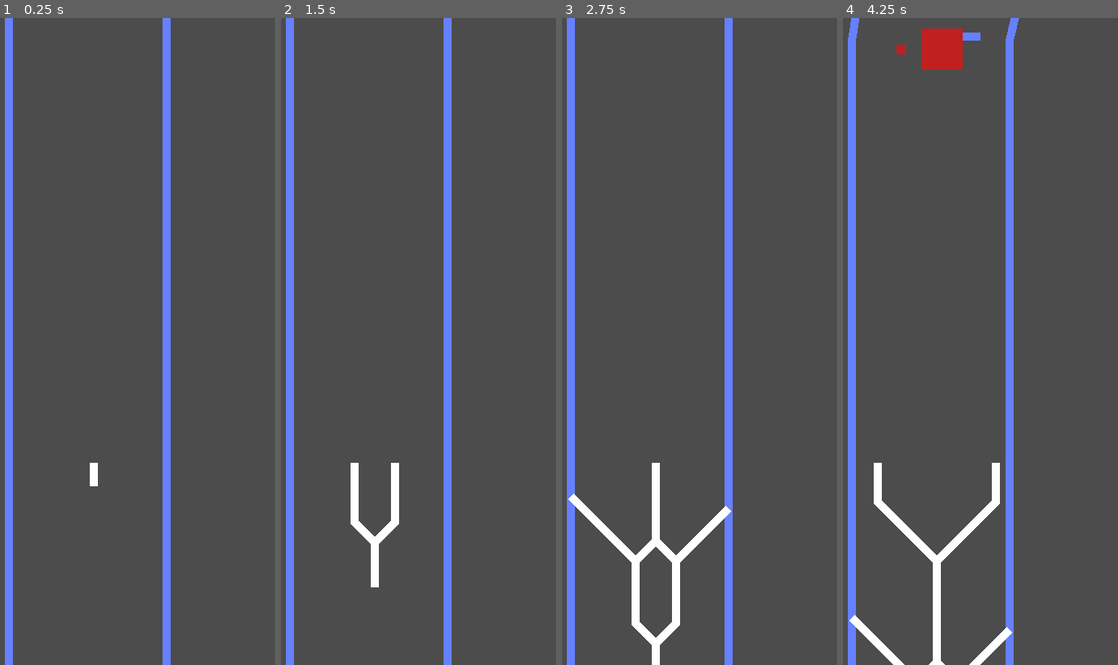
Above: before the commit, frames 1-4 (left to right).
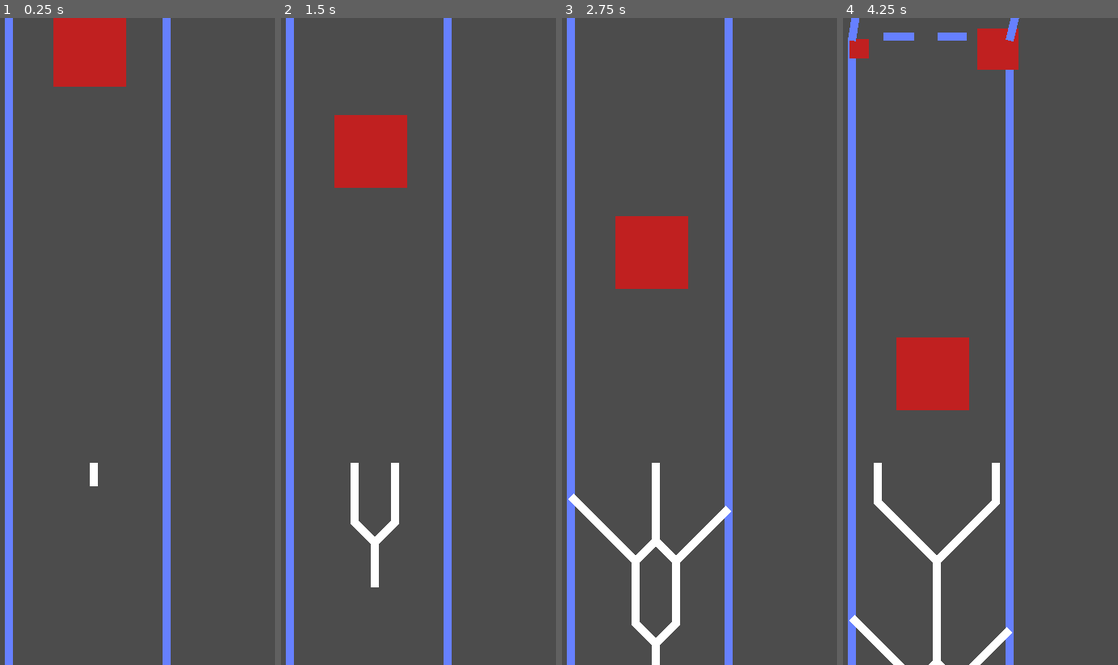
Above: after the commit, the same moments.

Repository: Ryan-Mirch/Divide-Endless-Runner-Game
Game: Godot game, scene res://Scenes/GameScene.tscn
Same seed, same stepped clock (60 frames per second), same inputs: the game is played once before the commit and once after it.
Inputs:
- Up to frame 1 (0.25 s): no input
- Up to frame 2 (1.5 s): tap Enter (ui_accept) at 0.5, 0.77 s
- Up to frame 3 (2.75 s): tap Enter (ui_accept) at 1.52 s
- Up to frame 4 (4.25 s): tap Enter (ui_accept) at 3.02, 3.77 s

The runs differ from the first frame. In frame 1, 2.8% of the frame differs, in the area x 19-46%, y 0-11%; in frame 2, 3.0%; in frame 3, 3.0%; in frame 4, 5.3%, in the area x 2-64%, y 1-61%.

Commit message:
Refactored Barrier/Obstacle creation

Diff:
--- a/Scenes/Border.tscn
+++ b/Scenes/Border.tscn
@@ -48,8 +48,8 @@
 	segment.shape.b = p2
 
 func spawn_border():
-	get_parent().addBarrier()
-	get_parent().addObstacle()
+	get_parent().createRandomBarrier()
+	get_parent().createRandomObstacle()
 	leading = false
 	remove_from_group(\"Leading Border\")
 
--- a/Scenes/GameScene.tscn
+++ b/Scenes/GameScene.tscn
@@ -17,11 +17,16 @@
 	#print(Global.time)
 
 func initialize():
-
 	var seg = Global.segment.instance()
 	add_child(seg)
 	seg.rect_position = Vector2(Global.centerX, Global.segY)
 
+	createInitialBorders()
+
+	createObstacle(3, Global.centerX)
+
+
+func createInitialBorders():
 	var borderLeft = Global.border.instance()
 	var borderRight = Global.border.instance()
 
@@ -40,20 +45,32 @@
 	borderLeft.setPoints(leftP1, leftP2)
 	borderRight.setPoints(rightP1, rightP2)
 
-func addObstacle():
+func createRandomObstacle():
 	var bounds = Global.getCurrentBorderBounds()
+
+	var size = rand_range(0.5, 2)
+	var position = rand_range(bounds[0], bounds[1])
+	createObstacle(size, position)
+
+func createObstacle(size, position):
 	var b = Global.obstacle.instance()
 	add_child(b)
-	b.initialize(rand_range(0.1, 2), rand_range(bounds[0], bounds[1]))
+	b.initialize(size, position)
 
-func addBarrier():
+
+func createRandomBarrier():
+	var bounds = Global.getCurrentBorderBounds()
+
+	var position = rand_range(bounds[0], bounds[1])
+	var size = rand_range(25, 50) / 2
+	createBarrier(size, position)
+
+func createBarrier(size, position):
 	var bounds = Global.getCurrentBorderBounds()
 
 	var newBarrier = Global.barrier.instance()
 	add_child(newBarrier)
 
-	var position = rand_range(bounds[0], bounds[1])
-	var size = rand_range(25, 50) / 2
 	var P1 = Vector2(position - size,0)
 	var P2 = Vector2(position + size,0)
 
--- a/Scenes/Obstacle.tscn
+++ b/Scenes/Obstacle.tscn
@@ -25,7 +25,7 @@
 
 func initialize(s, x):
 	rect_scale = Vector2(s,s)
-	rect_position = Vector2(x,0)
+	rect_position = Vector2(x - rect_size.x / 2,0)
 "
 
 [sub_resource type="RectangleShape2D" id=2]
